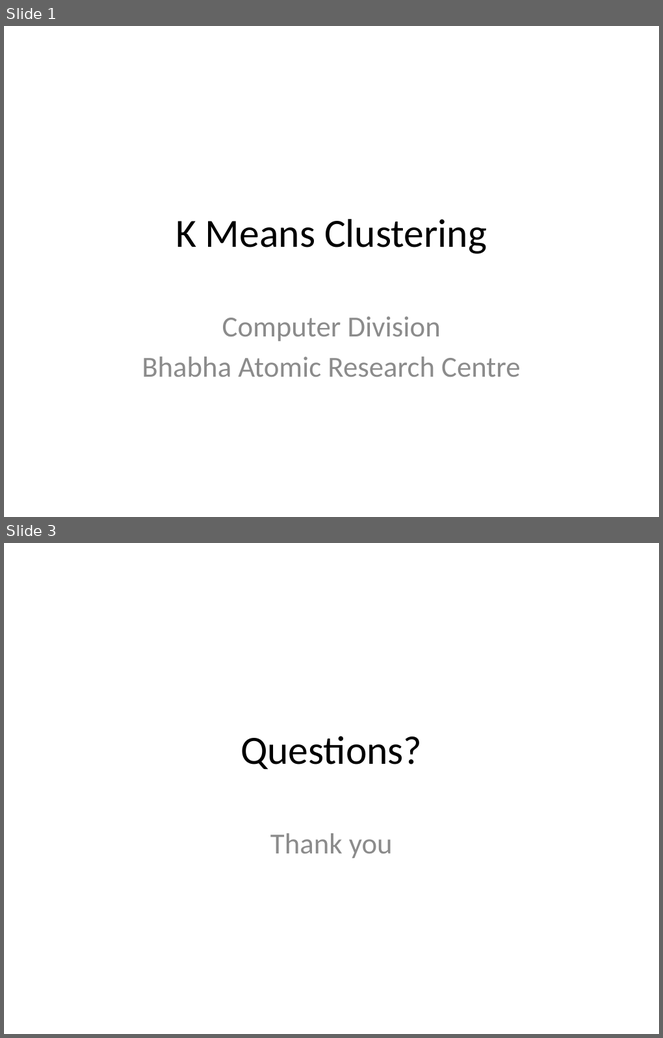
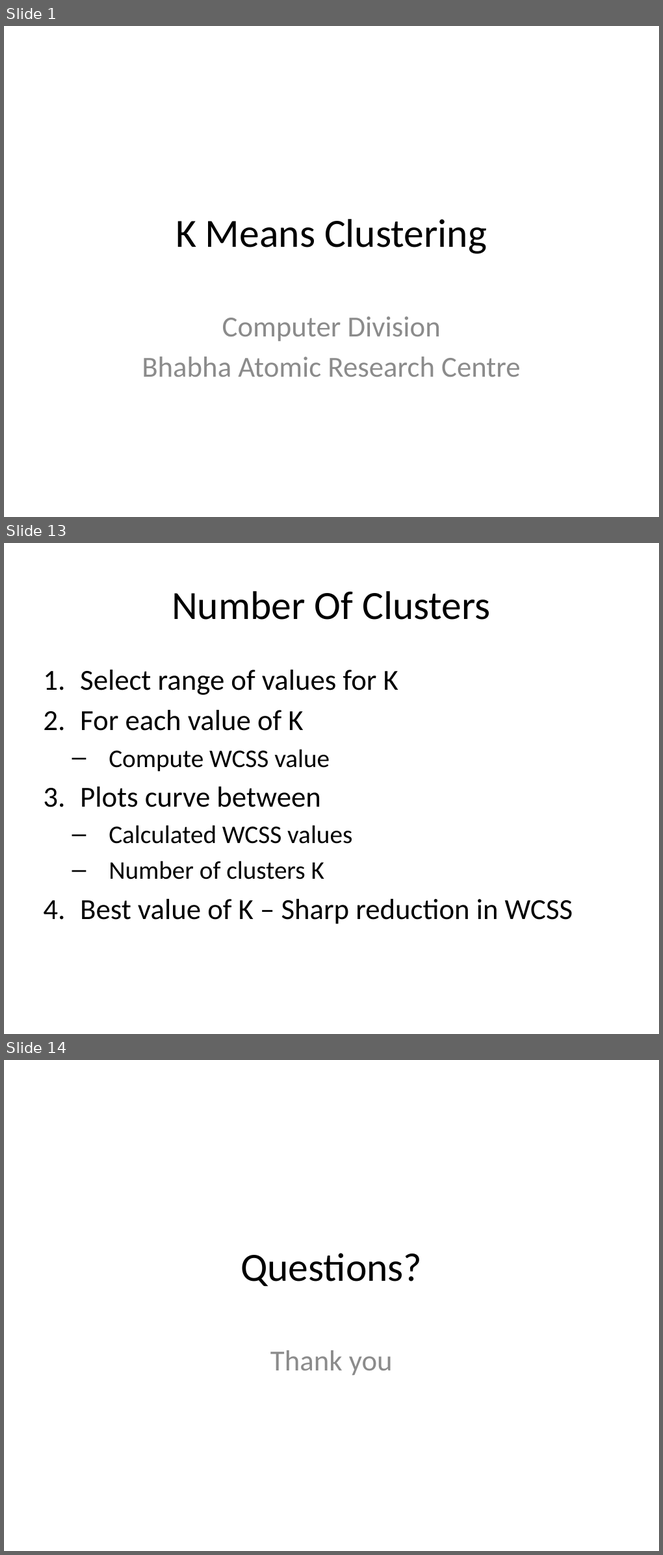
Before and after one commit to look4pritam/ArtificialIntelligence, a slide deck: MachineLearning/K-MeansClustering.pptx. Shown one above the other, each under a label of ours: slides 1 and 3 before the commit, slides 1, 13 and 14 after it; the slides between them are not shown. The pictures are 663x1038 and 663x1555 pixels, drawn with LibreOffice and Linux fonts; fonts in the diff are those of the drawing. Boxes give left, top, right and bottom in pixels: in the first picture for what was removed or moved away, otherwise in the second. Text is boxed around its words. In the diff, an @@ line names an element or a change of style, - is before the commit and + after.

```diff
--- a/MachineLearning/K-MeansClustering.pptx
+++ b/MachineLearning/K-MeansClustering.pptx
@@ slide 13 added at (4,543,659,1034), background #FFFFFF @@
@@ title added at (172,591,491,620), 44 pt, text #000000 @@
+Number Of Clusters
@@ text added at (80,670,573,925), 32 pt, text #000000 @@
+1. Select range of values for K
+2. For each value of K
+  – Compute WCSS value
+3. Plots curve between
+  – Calculated WCSS values
+  – Number of clusters K
+4. Best value of K – Sharp reduction in WCSS
@@ what was slide 3 is now slide 14 @@
```
Also in this commit, not shown: 11 other slides added, 1 slide removed.
